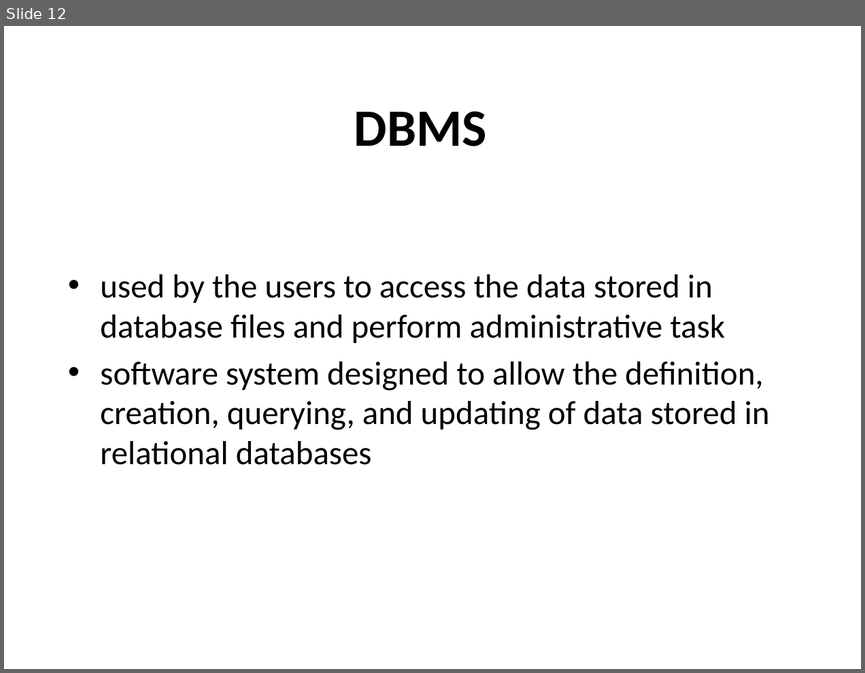
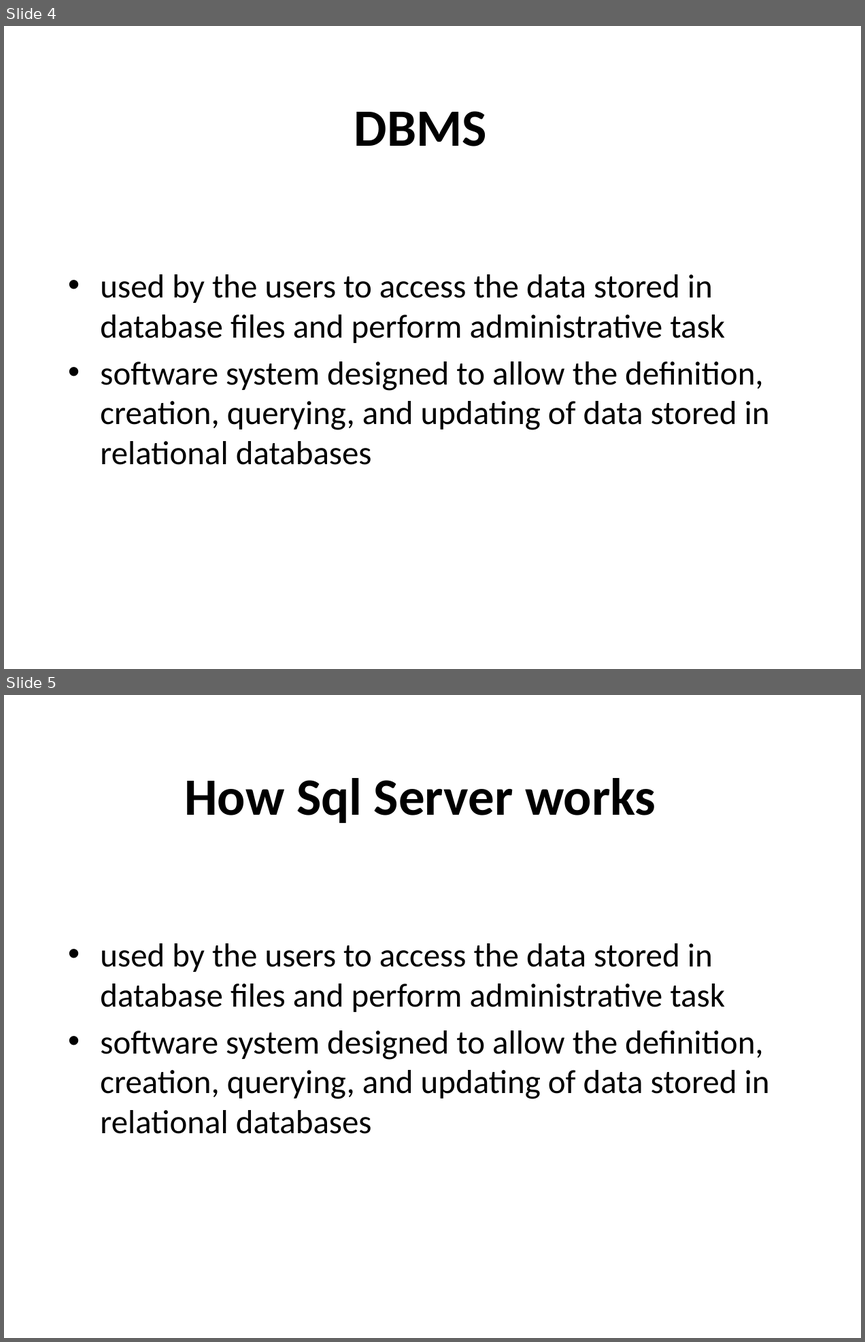
Before and after one commit to Flu10/Zero2Hero2016, a slide deck: presentation/SQL Z2H 2016.pptx. Shown one above the other, each under a label of ours: slide 12 before the commit, slides 4 and 5 after it. The pictures are 865x673 and 865x1342 pixels, drawn with LibreOffice and Linux fonts; fonts in the diff are those of the drawing; background and template pictures are left out. Boxes give left, top, right and bottom in pixels: in the first picture for what was removed or moved away, otherwise in the second. Text is boxed around its words. In the diff, an @@ line names an element or a change of style, - is before the commit and + after.

Commit message:
how sql server works

```diff
--- a/presentation/SQL Z2H 2016.pptx
+++ b/presentation/SQL Z2H 2016.pptx
@@ slide 5 added at [4,695,861,1338], background picture (left out) @@
@@ title added at [184,778,655,823], 44 pt, text #000000, bold @@
+How Sql Server works
@@ text added at [100,943,770,1134], 28 pt, text #000000 @@
+• used by the users to access the data stored in database files and perform administrative task
+• software system designed to allow the definition, creation, querying, and updating of data stored in relational databases
@@ what was slide 12 is now slide 4 @@
```
Also in this commit, not shown: 1 slide changed, 1 other slide added, 1 other file.
